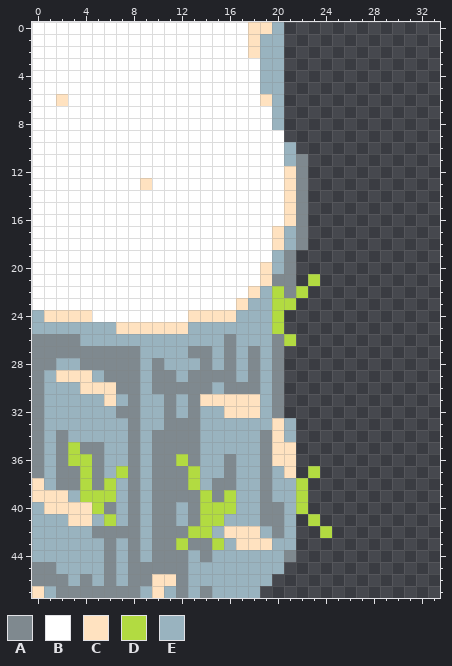
Pixel-art sprite: Tiles/SandOnCliffRight.png. That is the earlier state.
The file is 34x48 pixels.
Palette (. is transparent): A #7f898f  B #ffffff  C #ffe2c0  D #b2db41  E #99b3bf
Pixels before, first column x 0:
 0 BBBBBBBBBBBBBBBBBBCCE....
 1 BBBBBBBBBBBBBBBBBBCEE....
 2 BBBBBBBBBBBBBBBBBBCEE....
 3 BBBBBBBBBBBBBBBBBBBEE....
 4 BBBBBBBBBBBBBBBBBBBEE....
 5 BBBBBBBBBBBBBBBBBBBEE....
 6 BBCBBBBBBBBBBBBBBBBCE....
 7 BBBBBBBBBBBBBBBBBBBBE....
 8 BBBBBBBBBBBBBBBBBBBBE....
 9 BBBBBBBBBBBBBBBBBBBBB....
10 BBBBBBBBBBBBBBBBBBBBBE...
11 BBBBBBBBBBBBBBBBBBBBBEA..
12 BBBBBBBBBBBBBBBBBBBBBCA..
13 BBBBBBBBBCBBBBBBBBBBBCA..
14 BBBBBBBBBBBBBBBBBBBBBCA..
15 BBBBBBBBBBBBBBBBBBBBBCA..
16 BBBBBBBBBBBBBBBBBBBBBCA..
17 BBBBBBBBBBBBBBBBBBBBCEA..
18 BBBBBBBBBBBBBBBBBBBBCEA..
19 BBBBBBBBBBBBBBBBBBBBEA...
20 BBBBBBBBBBBBBBBBBBBCEA...
21 BBBBBBBBBBBBBBBBBBBCAA.D.
22 BBBBBBBBBBBBBBBBBBCEDAD..
23 BBBBBBBBBBBBBBBBBCEEDD...
24 ECCCCBBBBBBBBCCCCEEED....
25 EEEEEEECCCCCCEEEEEEED....
26 AAAAEEEEEEEEEEEEAEEEAD...
27 AAAAAAAAAEEEEAAEAEAEA....
28 AAEEAAAAAEAEEEAEAEAEA....
29 AECCCEAAAEAAEAAAAEAEA....
30 AEEECCCAAEAAAAAEAAAEA....
31 AEEEEECEAEEAEACCCCCEA....
32 AEEEEEEAAEEAEAEECCCEA....
33 AEEEEEEEAEEAAAEEEEEECE...
34 AEAEEEEEAEAAAAEEEEEACE...
35 AEADAAEEAEAAAAEEEEEACC...
36 AEADDAEEAEAADAEEAEEACC...
37 AEAADAEDAEAAADEEAEEAEC.D.
38 CEAADADEAEAAADEAAEEAEED..
39 CCCEDDDEAEAAAADADEEAEED..
40 ECCCCDAEAEAAEADDDEEAAED..
41 EEECCEDEAEAAEADDEEEAAE.D.
42 EEEEEAAAAEAAADDECCCEAE..D
43 EEEEEEAEAEAADAADECCCEE...
44 EEEEEEAEAEAAAEAEEEEEEA...
45 AAEEEEAEAAAAAEEEEEEEE....
46 AAAEAEAEAACCAEEEEEEE.....
47 CEAAAAAAAECEAEAEEEE......
The same view after the edit:
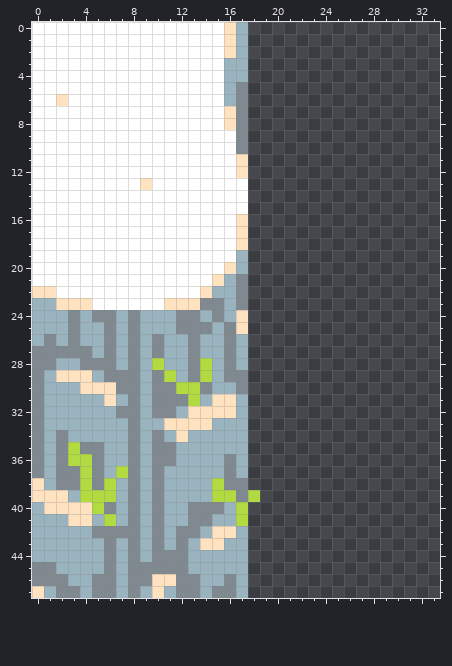
Commit message: 5th Tile Update Added just about every single combination of grass/sand
Edits made:
y 0: x 16..20 BBCCE -> CE...
y 1..2: x 16..20 BBCEE -> CE...
y 3..4: x 16..20 BBBEE -> EE...
y 5: x 16..20 BBBEE -> EA...
y 6: x 16..20 BBBCE -> EA...
y 7..8: x 16..20 BBBBE -> CA...
y 9: x 17..20 BBBB -> A...
y 10: x 17..21 BBBBE -> A....
y 11: x 17..22 BBBBEA -> C.....
y 12: x 17..22 BBBBCA -> C.....
y 13..15: x 18..22 BBBCA -> .....
y 16: x 17..22 BBBBCA -> C.....
y 17..18: x 17..22 BBBCEA -> C.....
y 19: x 17..21 BBBEA -> E....
y 20: x 16..21 BBBCEA -> CE....
y 21: x 15..21 BBBBCAA -> CEA....; x 23 D -> .
y 22: x 0..1 BB -> CC; x 14..22 BBBBCEDAD -> CEEA.....
y 23: x 0..4 BBBBB -> EECCC; x 11..21 BBBBBBCEEDD -> CCCAAEA....
y 24: x 1..20 CCCCBBBBBBBBCCCCEEED -> EEAEAAEAEEEAAEAEC...
y 25: x 3 E -> A; x 6..14 ECCCCCCEE -> AEAEEEAAA; x 16..20 EEEED -> AC...
y 26: x 0 A -> E; x 2 A -> E; x 6 E -> A; x 8 E -> A; x 10 E -> A; x 13 E -> A; x 18..21 EEAD -> ....
y 27: x 5 A -> E; x 7 A -> E; x 10 E -> A; x 14 A -> E; x 18..20 AEA -> ...
y 28: x 7 A -> E; x 10 A -> D; x 13..14 EA -> AD; x 18..20 AEA -> ...
y 29: x 11 A -> D; x 14..15 AA -> DE; x 17..20 EAEA -> A...
y 30: x 12..13 AA -> DD; x 16 A -> E; x 18..20 AEA -> ...
y 31: x 10 E -> A; x 12..14 EAC -> ADE; x 17..20 CCEA -> E...
y 32: x 10 E -> A; x 13..15 AEE -> CCC; x 17..20 CCEA -> E...
y 33: x 11..14 AAAE -> CCCC; x 18..21 EECE -> ....
y 34: x 11..13 AAA -> ECE; x 18..21 EACE -> ....
y 35: x 12..13 AA -> EE; x 18..21 EACC -> ....
y 36: x 12..13 DA -> EE; x 18..21 EACC -> ....
y 37: x 11..13 AAD -> EEE; x 18..21 EAEC -> ....; x 23 D -> .
y 38: x 11..13 AAD -> EEE; x 15 A -> D; x 17..22 EEAEED -> A.....
y 39: x 11..15 AAADA -> EEEED; x 17..22 EEAEED -> AD....
y 40: x 11 A -> E; x 14..22 DDDEEAAED -> AAED.....
y 41: x 11 A -> E; x 14..15 DD -> AE; x 17..21 EEAAE -> D....; x 23 D -> .
y 42: x 11 A -> E; x 13..15 DDE -> AEC; x 17..21 CCEAE -> E....; x 24 D -> .
y 43: x 11..15 ADAAD -> EAECC; x 17..21 CCCEE -> E....
y 44: x 14 A -> E; x 18..21 EEEA -> ....
y 45: x 18..20 EEE -> ...
y 46: x 4..5 AE -> EA; x 13 E -> A; x 16 E -> A; x 18..19 EE -> ..
y 47: x 4 A -> E; x 7 A -> E; x 13..16 EAEE -> AEAA; x 18 E -> .
Where, in picture pixels (left, top, right, bottom), the same in both pictures:
changed: (32, 22, 332, 598)
